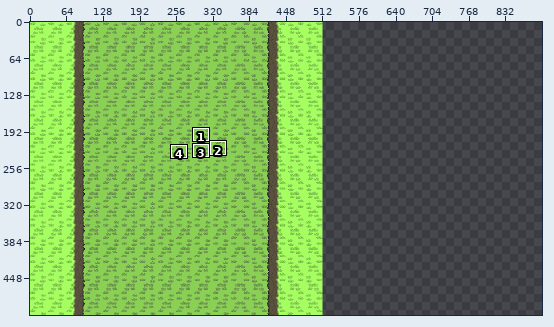
Sprite sheet, stored at cliffgrass.png. The first picture is a wide view before the edit; the outline marks the close-up.
Close-up. Before the commit:
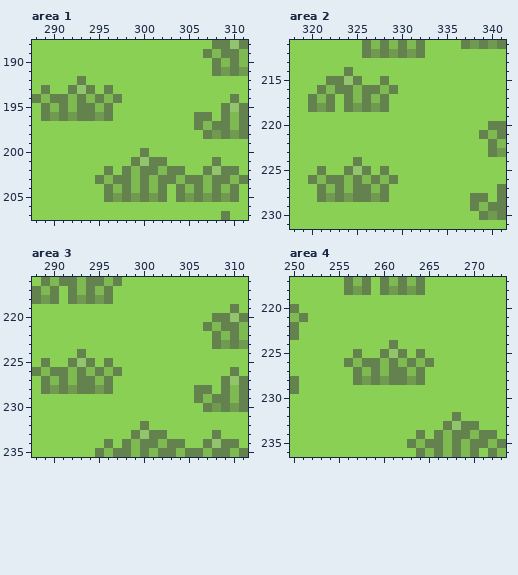
The file is 512x512 pixels. Shown: area 1: x 288..311, y 188..207; area 2: x 318..341, y 211..231; area 3: x 288..311, y 216..235; area 4: x 250..273, y 217..236. The old version is drawn lined up with the new one, on the new canvas. The commit also changed other parts of the picture, which this record leaves out.
Once edited:
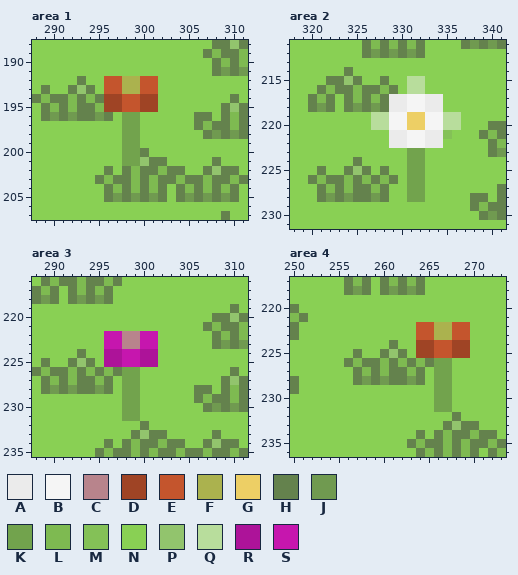
Palette (. is transparent): A #ebebeb  B #f5f5f5  C #b8848c  D #9f4425  E #c4552d  F #abb24e  G #edcf65  H #64824d  J #709a50  K #72a34d  L #7eba51  M #84c157  N #89d054  P #92c46d  Q #b8dd9c  R #ad1399  S #c616ae
The edit:
canvas 512x512 -> 896x512
Changed rows in their new state; - is an unchanged pixel.
Area 1:
first column x 296:
192 EEFFEE
193 EEFFEE
194 DDEEDD
195 DDEEDD
196 --KK--
197 --KK--
198 --KK--
199 --KK--
200 --KK--
201 --KK--
Area 2:
first column x 327:
215 ----QQ----
216 ----QQ----
217 --AABBAA--
218 --AABBAA--
219 QQBBGGBBQQ
220 QQBBGGBBQQ
221 --AABBAAM-
222 --AABBAA--
223 ----KK----
224 ----KK----
225 ----KK----
226 ----KK----
227 ----KK----
228 ----KK----
Area 3:
first column x 296:
222 SSCCSS
223 SSCCSS
224 RRSSRR
225 RRSSRR
226 --KK--
227 --KK--
228 --KK--
229 --KK--
230 --KK--
231 --KK--
Area 4:
first column x 264:
222 EEFFEE
223 EEFFEE
224 DDEEDD
225 DDEEDD
226 --KK--
227 --KK--
228 --KK--
229 --KK--
230 --KK--
231 --KK--
